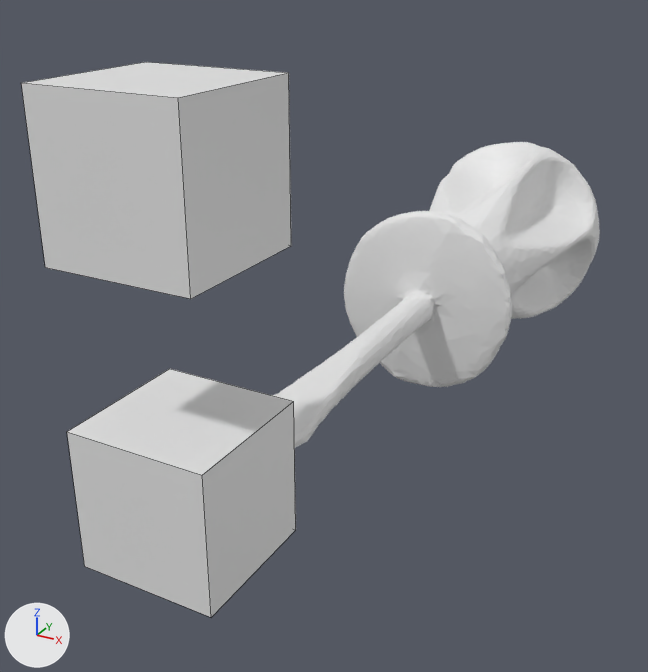
An edit to the Blender file Practical5/screwdriver.blend, drawn before and after from the same camera.
Both versions are drawn from a 50 mm camera at (4.22, -10.12, 4.41) aimed at (-0.56, -1.41, 0.06). Every picture has the same lights, and +X, +Y and +Z are marked at lower left. Mesh edges are drawn as thin lines on the coarser meshes.

The first picture shows 'handle_1', 'handle_1_dest', 'screwdriver'.
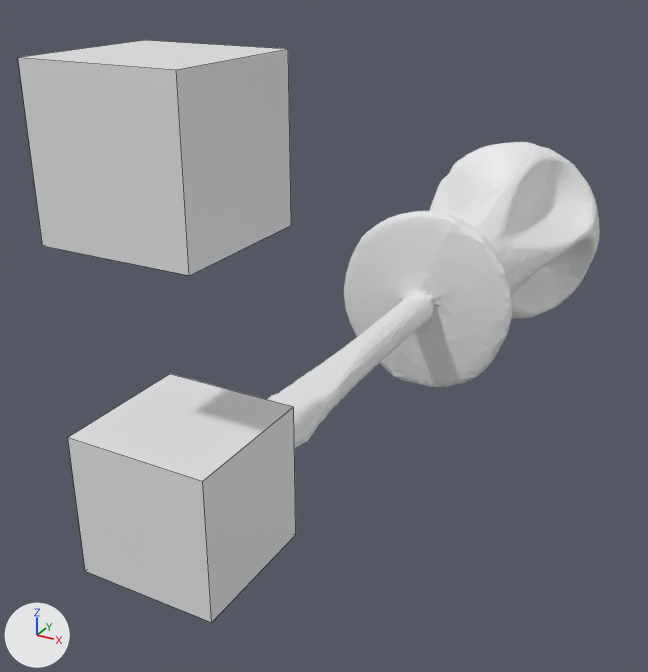
What differs and where, as boxes [x1, y1, x2, y2] in the pictures (648 x 672 px):
```json
{"object": "handle_1_dest", "change": "moved", "before": [21, 62, 291, 299], "after": [18, 40, 291, 276]}
{"object": "handle_1", "change": "moved", "before": [67, 369, 296, 617], "after": [68, 374, 296, 623]}
```

Edits to the scene script, one JSON object a line:
```json
{"op": "set", "path": "ob_handle_1.location", "old": "(-0.05, -4.81, 0.05)", "new": "(-0.05, -4.81, 0.0)"}
{"op": "set", "path": "ob_handle_1_dest.location", "old": "(-0.05, -4.81, 2.83)", "new": "(-0.05, -4.81, 3.0)"}
```
